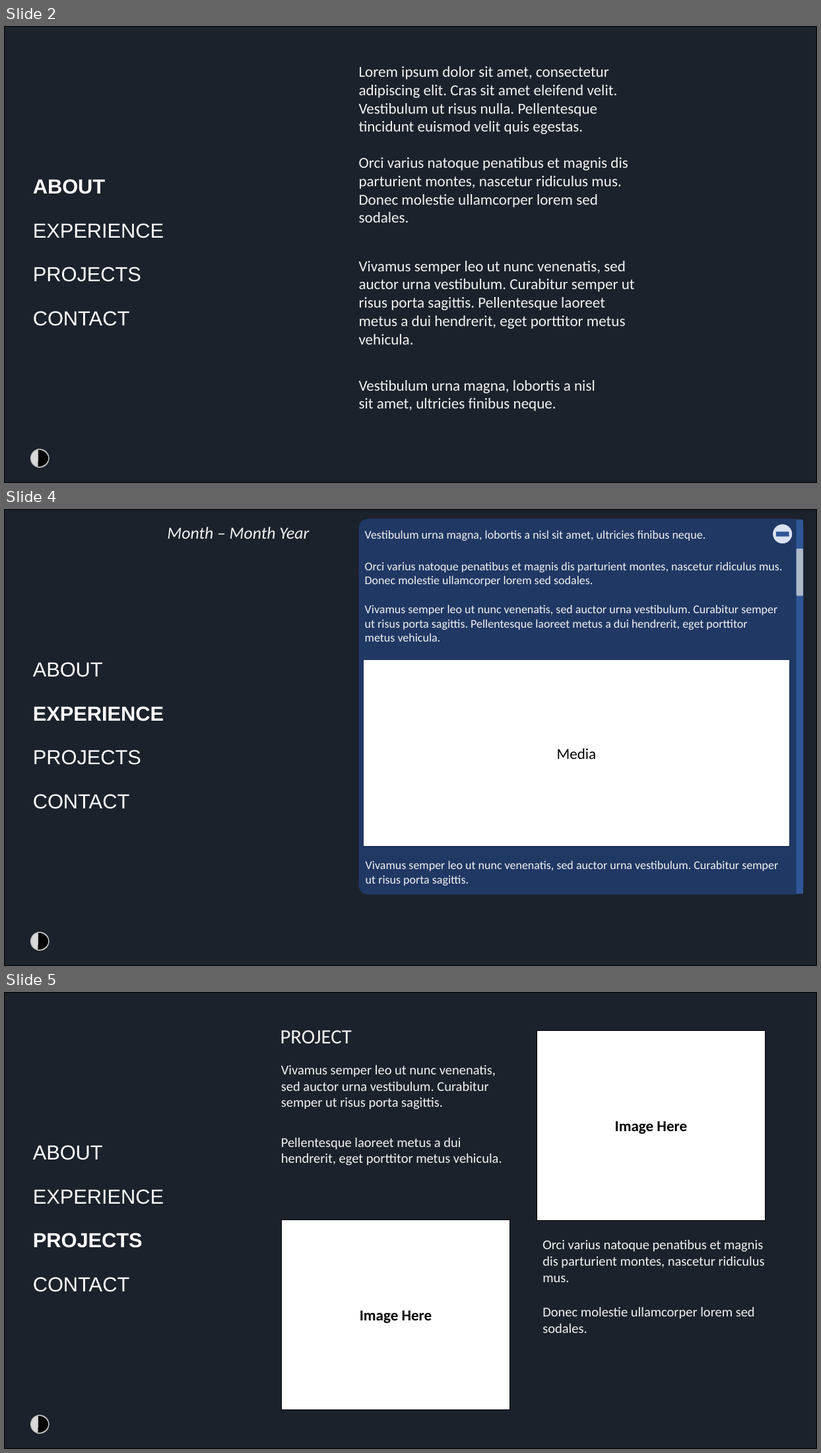
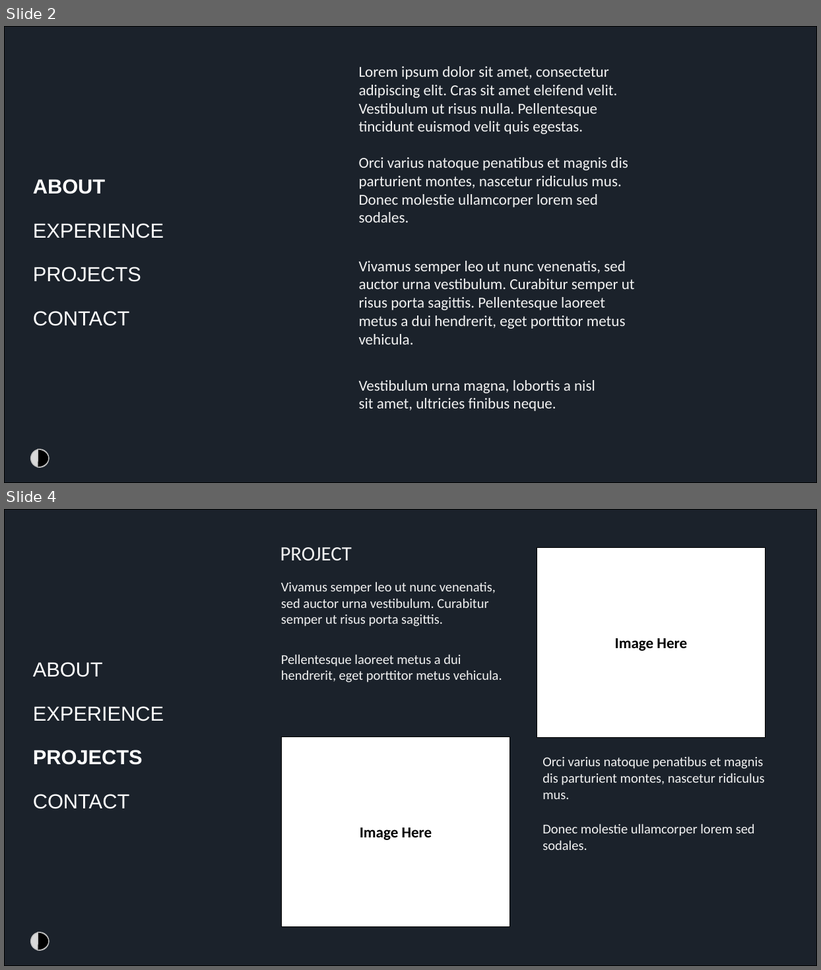
Before and after one commit to Jubessin/Jubessin.github.io, a slide deck: docs/concepts/1.0.0/design.pptx. Shown one above the other, each under a label of ours: slides 2, 4 and 5 before the commit, slides 2 and 4 after it; the slides between them are not shown. The pictures are 821x1453 and 821x970 pixels, drawn with LibreOffice and Linux fonts; fonts in the diff are those of the drawing. Boxes give left, top, right and bottom in pixels: in the first picture for what was removed or moved away, otherwise in the second. Text is boxed around its words. In the diff, an @@ line names an element or a change of style, - is before the commit and + after.

```diff
--- a/docs/concepts/1.0.0/design.pptx
+++ b/docs/concepts/1.0.0/design.pptx
@@ slide 4 removed at bbox=[4, 509, 817, 966], background #FFFFFF @@
@@ rectangle removed at bbox=[4, 509, 817, 966] @@
@@ text removed at bbox=[167, 527, 309, 539] @@
-Month – Month Year
@@ text removed at bbox=[359, 523, 531, 541] @@
-Position @ Employer
@@ ellipse removed at bbox=[773, 524, 792, 543] @@
@@ rectangle removed at bbox=[776, 531, 789, 537] @@
@@ rounded rectangle removed at bbox=[359, 566, 403, 586] @@
-Skill
@@ group removed at bbox=[33, 662, 164, 809]: 4 texts @@
-ABOUT
-EXPERIENCE
-PROJECTS
-CONTACT
@@ group removed at bbox=[359, 519, 805, 895]: 4 texts, 3 rounded rectangles, 1 rectangle @@
-Vestibulum urna magna, lobortis a nisl sit amet, ultricies finibus neque.
-Orci varius natoque penatibus et magnis dis parturient montes, nascetur ridiculus mus. Donec molestie ullamcorper lorem sed sodales.
-Vivamus semper leo ut nunc venenatis, sed auctor urna vestibulum. Curabitur semper ut risus porta sagittis. Pellentesque laoreet metus a dui hendrerit, eget porttitor metus vehicula.
-Media
-Vivamus semper leo ut nunc venenatis, sed auctor urna vestibulum. Curabitur semper ut risus porta sagittis.
@@ pie slice (boxed as its full ellipse) removed at bbox=[27, 933, 49, 951] @@
@@ ellipse removed at bbox=[31, 933, 49, 951] @@
@@ what was slide 5 is now slide 4 @@
```
Also in this commit, not shown: 1 slide changed, 3 other files.
